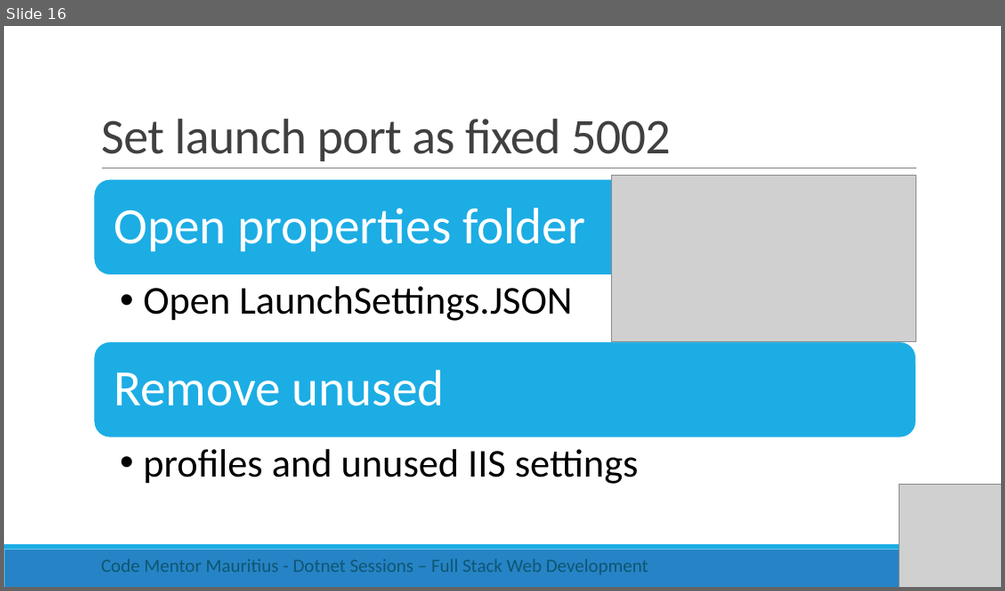
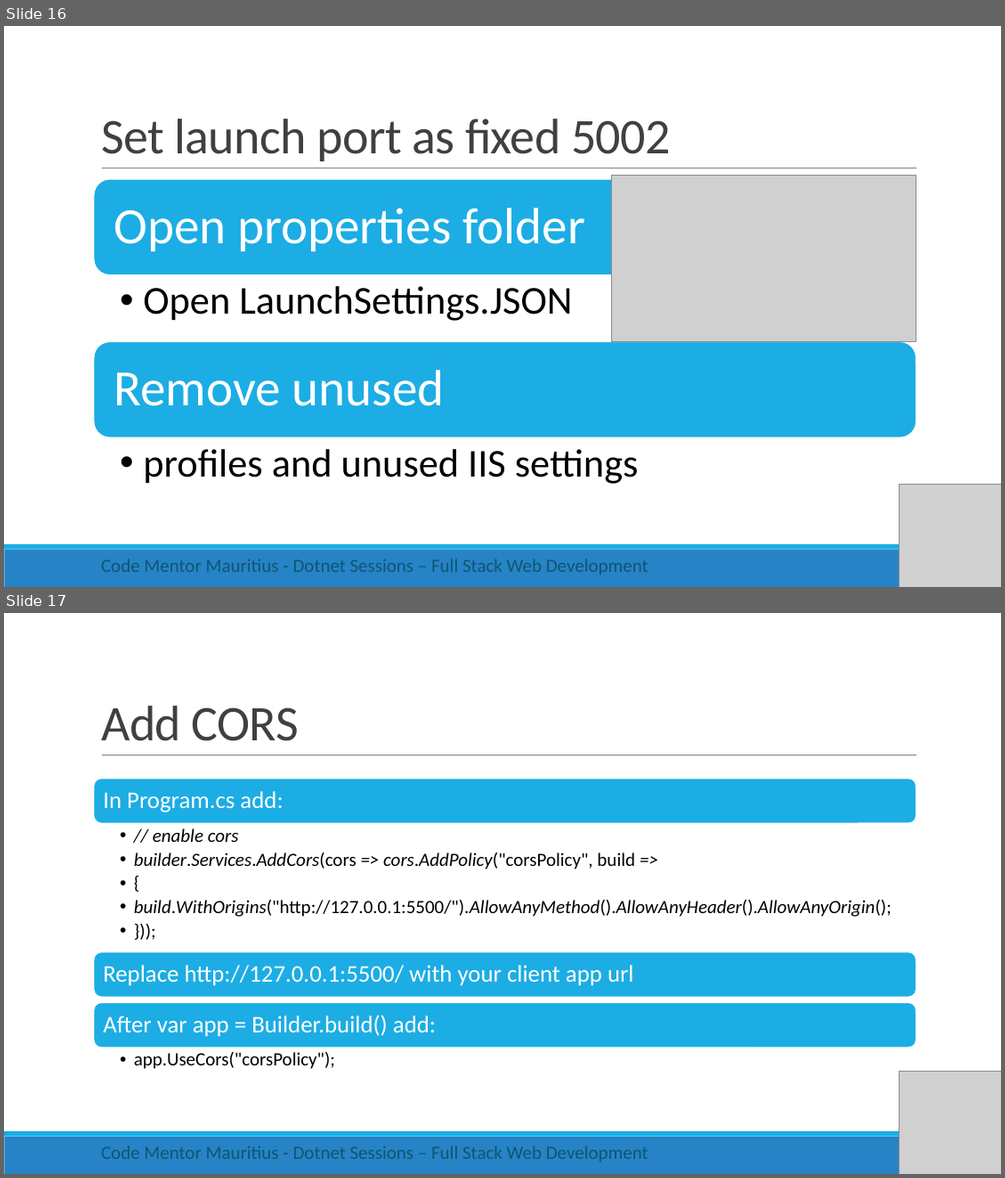
Before and after one commit to rishigujadhur1/Slides, a slide deck: Dotnet/dotnet Session 1.pptx. Shown one above the other, each under a label of ours: slide 16 before the commit, slides 16 and 17 after it. The pictures are 1005x591 and 1005x1178 pixels, drawn with LibreOffice and Linux fonts; fonts in the diff are those of the drawing; grey boxes stand for pictures. Boxes give left, top, right and bottom in pixels: in the first picture for what was removed or moved away, otherwise in the second. Text is boxed around its words. In the diff, an @@ line names an element or a change of style, - is before the commit and + after.

Commit message:
Cors

```diff
--- a/Dotnet/dotnet Session 1.pptx
+++ b/Dotnet/dotnet Session 1.pptx
@@ slide 17 added at [4,613,1001,1174], background #FFFFFF; not listed: 3 template elements that a slide beside it also shows @@
@@ title added at [101,706,299,741], 48 pt, text #404040 @@
+Add CORS
@@ group added at [94,779,916,1069]: 5 texts, 3 rounded rectangles @@
+In Program.cs add:
+  • // enable cors
+  • builder.Services.AddCors(cors => cors.AddPolicy("corsPolicy", build =>
+  • {
+  • build.WithOrigins("http://127.0.0.1:5500/").AllowAnyMethod().AllowAnyHeader().AllowAnyOrigin();
+  • }));
+Replace http://127.0.0.1:5500/ with your client app url
+After var app = Builder.build() add:
+  • app.UseCors("corsPolicy");
@@ picture added at [899,1070,1001,1174] @@
@@ text added at [101,1145,648,1161], 18 pt, text #0E5772 @@
+Code Mentor Mauritius - Dotnet Sessions – Full Stack Web Development
```
